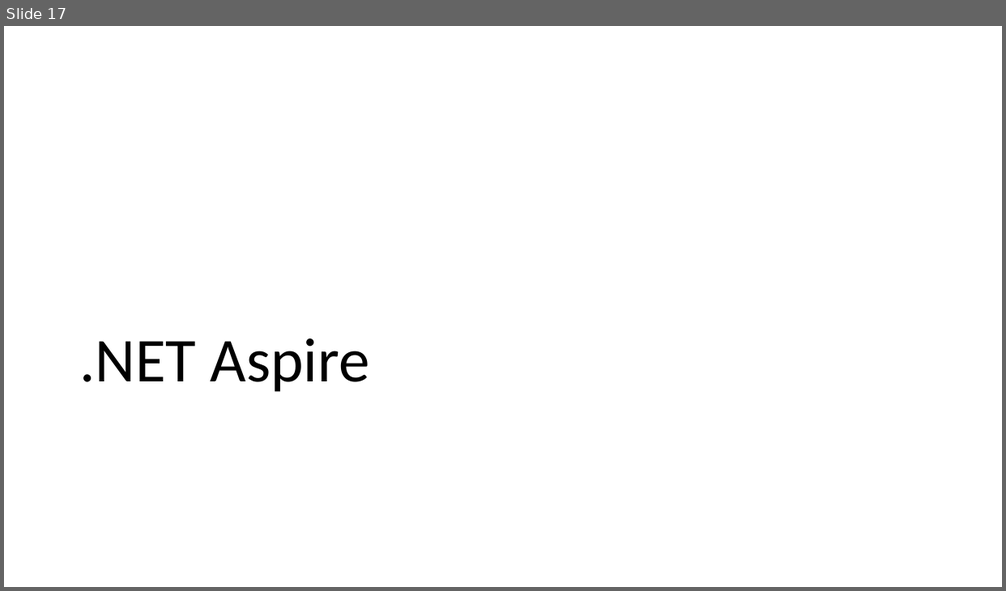
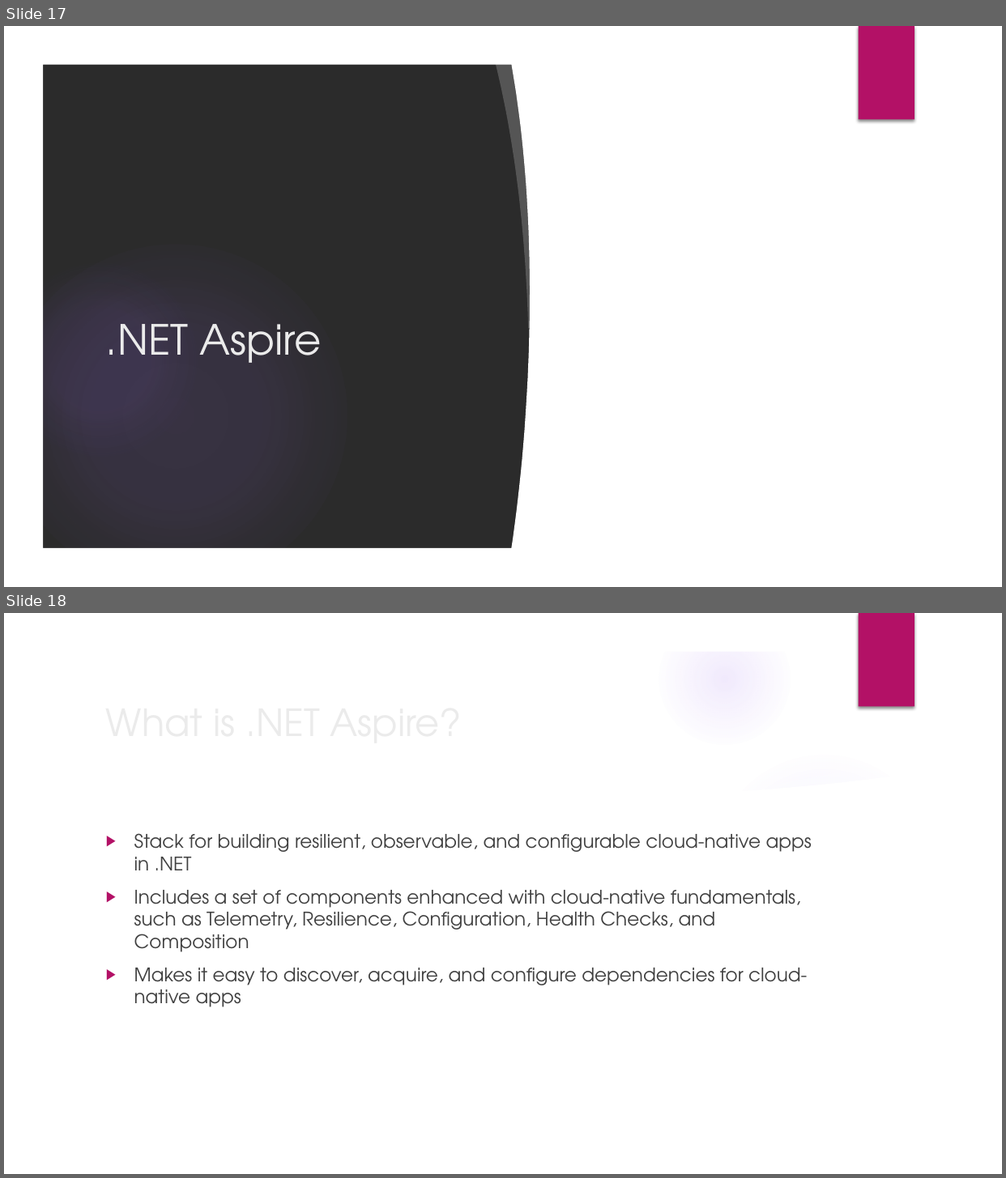
Before and after one commit to willvelida/talks, a slide deck: whats-new-cloud-native-dev-dotnet8/slide_deck.pptx. Shown one above the other, each under a label of ours: slide 17 before the commit, slides 17 and 18 after it. The pictures are 1006x591 and 1006x1178 pixels, drawn with LibreOffice and Linux fonts; fonts in the diff are those of the drawing; background and template pictures are left out; a plain dark background stands for a picture behind light text. Boxes give left, top, right and bottom in pixels: in the first picture for what was removed or moved away, otherwise in the second. Text is boxed around its words. In the diff, an @@ line names an element or a change of style, - is before the commit and + after.

```diff
--- a/whats-new-cloud-native-dev-dotnet8/slide_deck.pptx
+++ b/whats-new-cloud-native-dev-dotnet8/slide_deck.pptx
@@ slide 18 added at bbox=[4, 613, 1002, 1174], background picture (left out); not listed: 6 template elements that a slide beside it also shows @@
@@ title added at bbox=[98, 692, 816, 750], 36 pt, text #EBEBEB @@
+What is .NET Aspire?
@@ freeform shape added at bbox=[698, 738, 971, 820], fill #FFFFFF at 20% opacity @@
@@ ellipse added at bbox=[709, 750, 939, 981], fill gradient #9B6BF2 @@
@@ freeform shape added at bbox=[41, 766, 965, 1137], fill #FFFFFF @@
@@ text added at bbox=[134, 833, 812, 1007], 18 pt, text #404040 @@
+▶ Stack for building resilient, observable, and configurable cloud-native apps in .NET
+▶ Includes a set of components enhanced with cloud-native fundamentals, such as Telemetry, Resilience, Configuration, Health Checks, and Composition
+▶ Makes it easy to discover, acquire, and configure dependencies for cloud-native apps
@@ slide 17 changed as well @@
@@ background #FFFFFF to picture (left out) @@
@@ group added at bbox=[4, 26, 1002, 587]: 3 freeform shapes, 2 ellipses, 1 rectangle @@
@@ rectangle added at bbox=[859, 26, 914, 120], fill #B31166 @@
@@ title ".NET Aspire": place and size @@
-title ".NET Aspire" at bbox=[79, 339, 370, 392]
+title ".NET Aspire" at bbox=[106, 324, 322, 363]
@@ title ".NET Aspire" at bbox=[106, 324, 322, 363]: size 60 to 40 pt, font Calibri to TeX Gyre Adventor, text colour #000000 to #EBEBEB; line spacing 0.9 to 1; vertical alignment bottom to middle @@
```
Also in this commit, not shown: 17 other slides changed, 7 other slides added, 4 other files.
